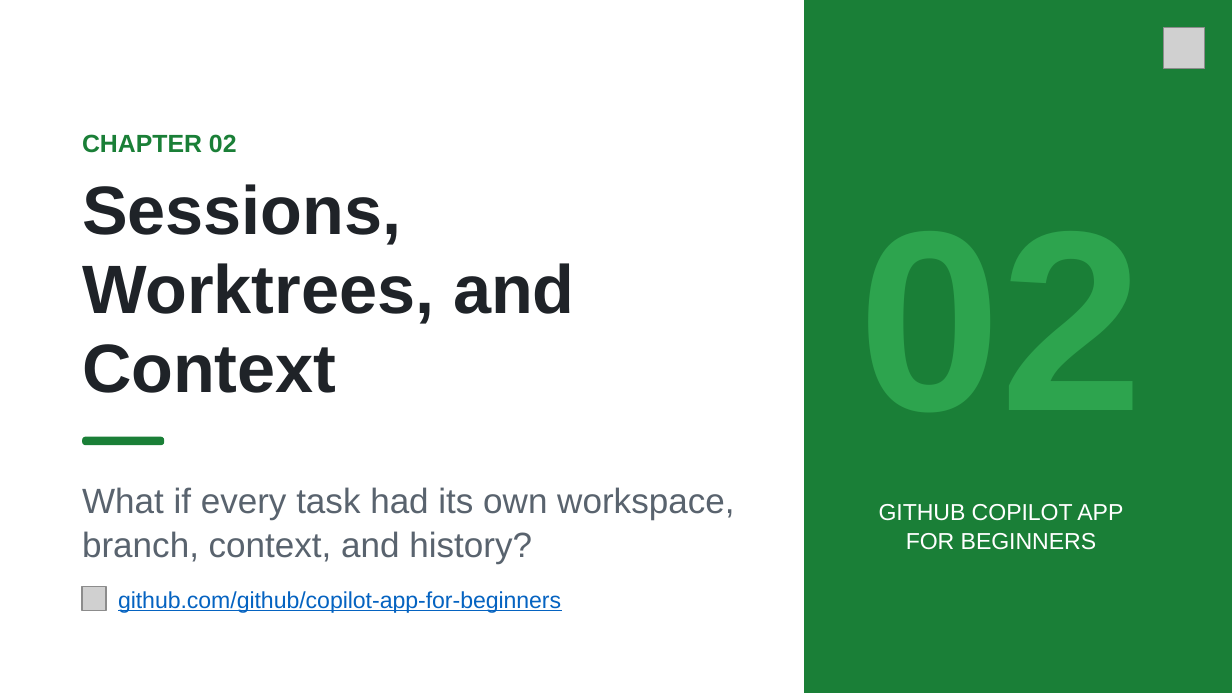
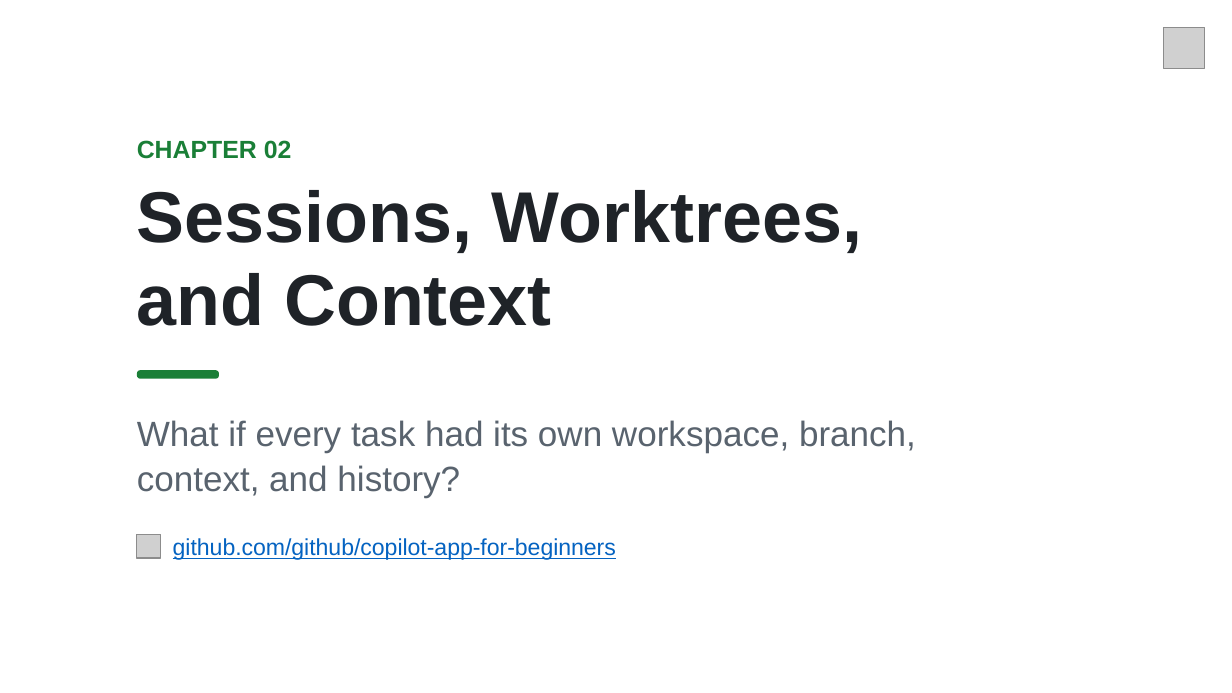
Before and after one commit to github/copilot-app-for-beginners, a slide deck: slide 1 of slides/02-sessions-worktrees-context.pptx. Drawn at 1232x693 pixels with LibreOffice and Linux fonts; fonts in the diff are those of the drawing; grey boxes stand for pictures; background and template pictures are left out. Boxes give left, top, right and bottom in pixels: in the first picture for what was removed or moved away, otherwise in the second. Text is boxed around its words. In the diff, an @@ line names an element or a change of style, - is before the commit and + after.

```diff
--- a/slides/02-sessions-worktrees-context.pptx
+++ b/slides/02-sessions-worktrees-context.pptx
@@ rectangle removed at bbox=[804, 0, 1232, 692] @@
@@ text "CHAPTER 02": place and size @@
-text "CHAPTER 02" at bbox=[82, 134, 237, 153]
+text "CHAPTER 02" at bbox=[137, 140, 292, 159]
@@ text "Sessions, Worktrees, and Context": place and size @@
-text "Sessions, Worktrees, and Context" at bbox=[82, 184, 575, 393]
+text "Sessions, Worktrees, and Context" at bbox=[137, 190, 862, 326]
@@ text "Sessions, Worktrees, and Context" at bbox=[137, 190, 862, 326]: size 40 to 42 pt; line spacing 46pt to 48pt @@
@@ rounded rectangle: place and size @@
-rounded rectangle at bbox=[83, 436, 165, 445]
+rounded rectangle at bbox=[137, 371, 219, 379]
@@ text "What if every task had ..." rewrapped from bbox=[82, 487, 734, 564] to bbox=[137, 420, 916, 498] @@
@@ text removed at bbox=[879, 504, 1123, 550] @@
-GITHUB COPILOT APP
-FOR BEGINNERS
@@ picture: place and size @@
-picture at bbox=[83, 586, 106, 610]
+picture at bbox=[137, 535, 160, 558]
@@ text "github.com/github/copilot-app-for-beginners": place and size @@
-text "github.com/github/copilot-app-for-beginners" at bbox=[118, 591, 561, 613]
+text "github.com/github/copilot-app-for-beginners" at bbox=[173, 538, 616, 560]
```
Also in this commit, not shown: 13 other slides changed, 7 other files.
